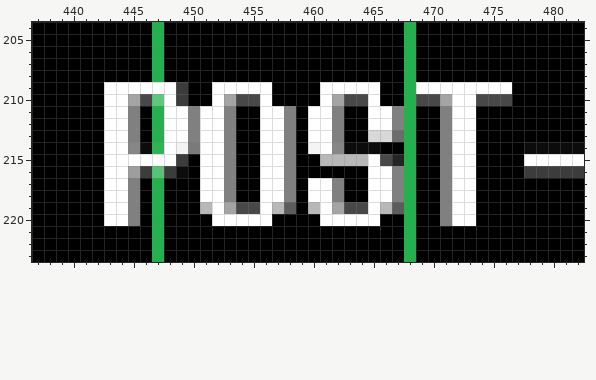
File history of a pixel-art file, assets/git/roadmap.ase. That is the earlier state.
640x480 pixels, 1 frame. Colours within 5 levels of each other are drawn and written as one. Shown: x 437..482, y 204..223. The commit also changed other parts of the picture, which this record leaves out.
Once edited:
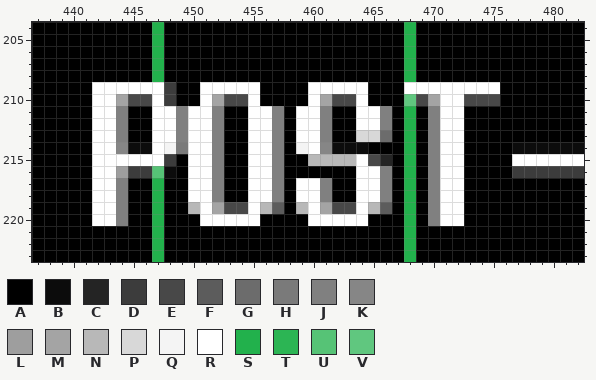
Palette (. is transparent): A #000000  B #0c0c0c  C #242424  D #3c3c3c  E #484848  F #5c5c5c  G #6c6c6c  H #7a7a7a  J #808080  K #868686  L #9e9e9e  M #a4a4a4  N #b8b8b8  P #d8d8d8  Q #f4f4f4  R #ffffff  S #22b14c  T #2cb554  U #56c376  V #60c77f
The exact change:
Changed rows in their new state; - is an unchanged pixel.
Layer "Layer 1":
first column x 442:
209 R-----DA-R----A---R----A--R-------A-
210 R-ME-RDA-RME-RA---RME-RA--V-MR-E--A-
211 R-JA-R-JR-JA-R-JAR-JA-R-JA--JR-A----
212 R-JA-R-JR-JA-R-JAR-JA-R-JA--JR-A----
213 R-JA-R-JR-JA-R-JAR-JA-P-GA--JR-A----
214 R-KB-RQHR-JA-R-JAQRKB--A----JR-A---B
215 R-----DAR-JA-R-JA-N---RECA--JR-A---R
216 R-LD--BAR-JA-R-JA-----R-JA--JR-A---D
217 R-JA----R-JA-R-JAR-JA-R-JA--JR-A----
218 R-JA----R-JA-R-JAR-JA-R-JA--JR-A----
219 R-JA----NRME-RNFANRME-RNFA--JR-A----
220 R-JA-----R----A---R----A----JR-A----
Pixel boxes of the changes (left, top, right, bottom) in both pictures:
changed: (92, 82, 524, 226)
